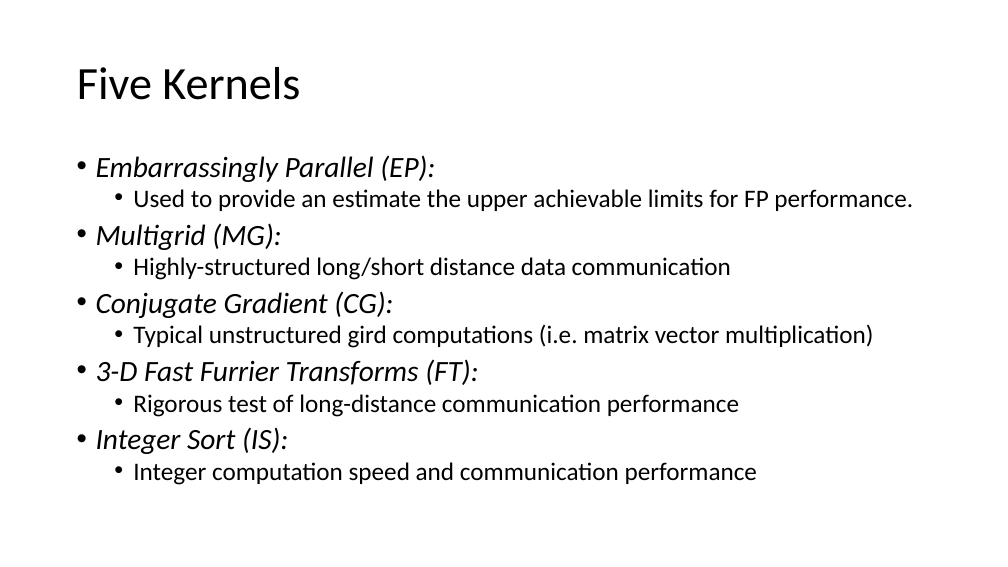
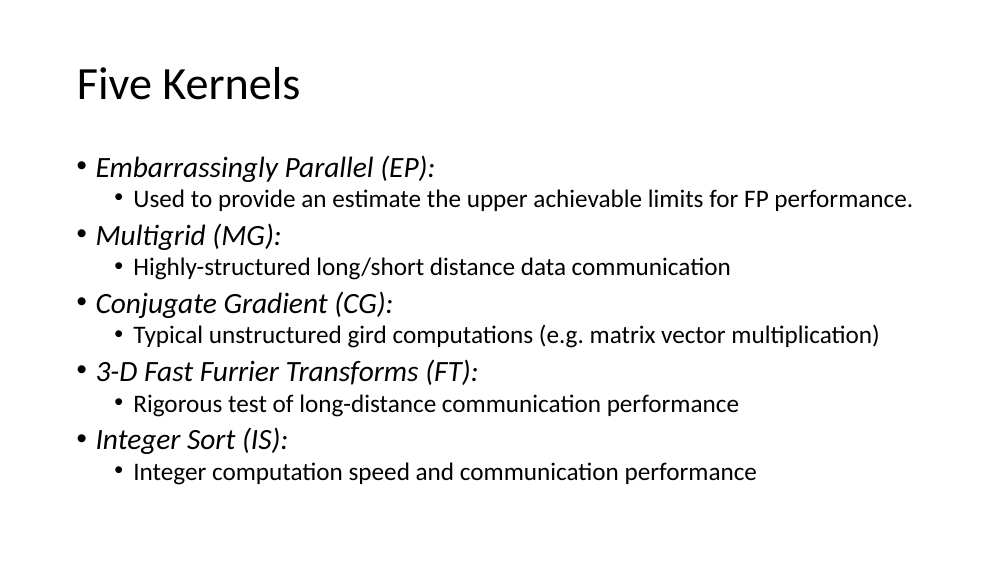
Before and after one commit to itomaldonado/multiprocessor-benchmarking-exploration, a slide deck: slide 6 of presentation.ppt. Drawn at 1008x567 pixels with LibreOffice and Linux fonts; fonts in the diff are those of the drawing. Boxes give left, top, right and bottom in pixels: in the first picture for what was removed or moved away, otherwise in the second. Text is boxed around its words. In the diff, an @@ line names an element or a change of style, - is before the commit and + after.

```diff
--- a/presentation.ppt
+++ b/presentation.ppt
@@ text at box(133, 324, 879, 348): text changed @@
-  • Typical unstructured gird computations (i.e. matrix vector multiplication)
+  • Typical unstructured gird computations (e.g. matrix vector multiplication)
```
Also in this commit, not shown: 7 other slides changed, 1 slide added.
